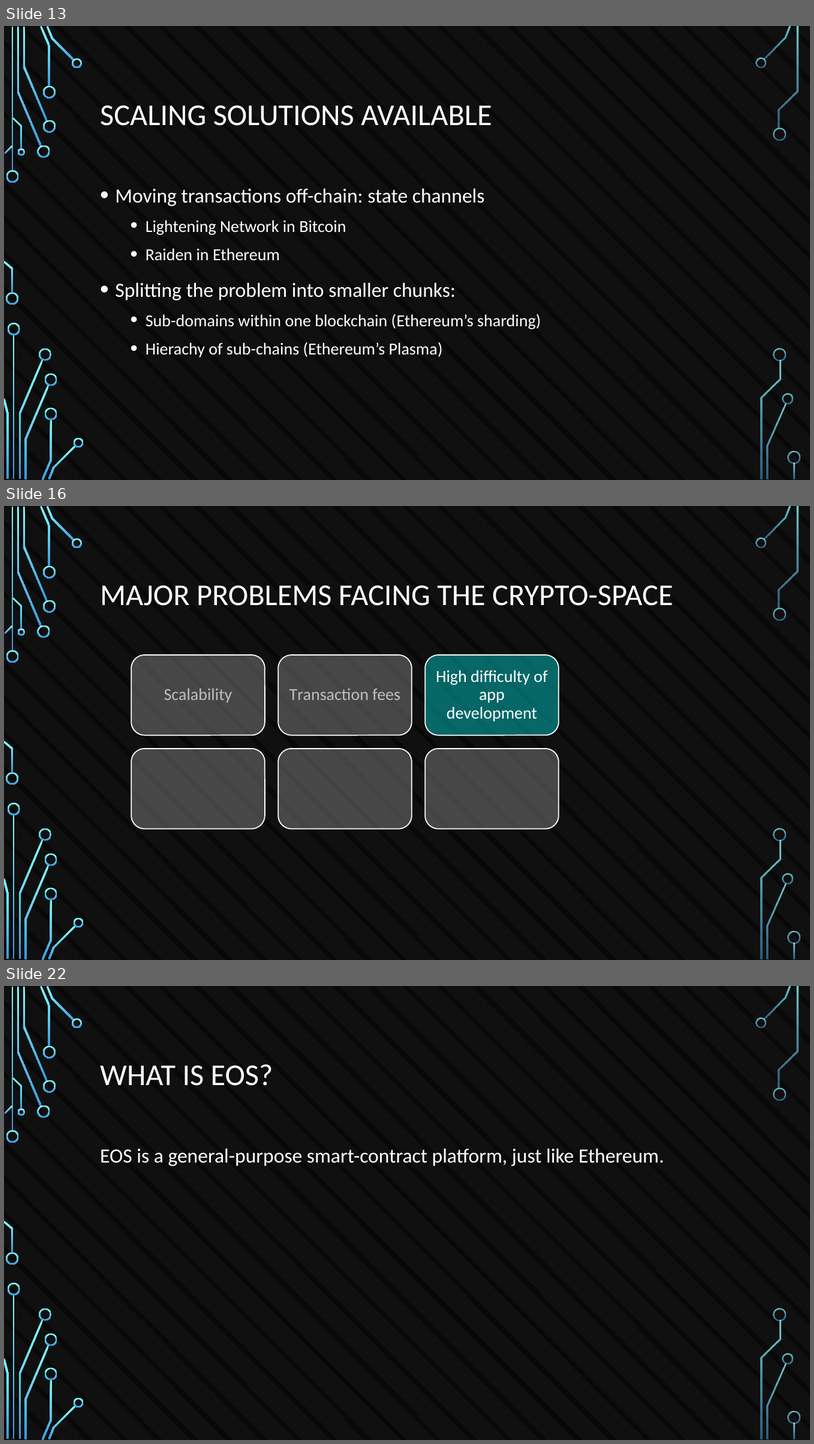
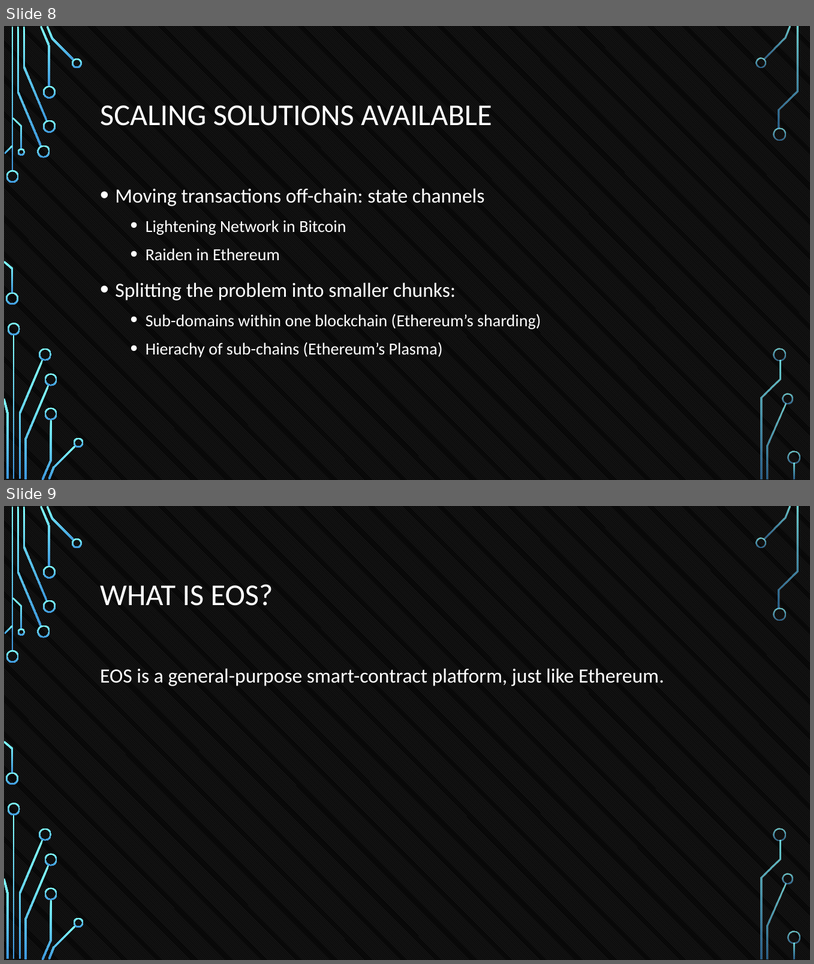
Before and after one commit to tokenika/tokenika.github.io, a slide deck: WarsawBlock(3).pptx. Shown one above the other, each under a label of ours: slides 13, 16 and 22 before the commit, slides 8 and 9 after it; the slides between them are not shown. The pictures are 814x1444 and 814x964 pixels, drawn with LibreOffice and Linux fonts; fonts in the diff are those of the drawing; background and template pictures are left out. Boxes give left, top, right and bottom in pixels: in the first picture for what was removed or moved away, otherwise in the second. Text is boxed around its words. In the diff, an @@ line names an element or a change of style, - is before the commit and + after.

```diff
--- a/WarsawBlock(3).pptx
+++ b/WarsawBlock(3).pptx
@@ slide 16 removed at (4,506,810,960), background pattern #595959 on #000000; not listed: 36 template elements that a slide beside it also shows @@
@@ title removed at (100,585,673,606) @@
-MAJOR PROBLEMS FACING THE CRYPTO-SPACE
@@ group removed at (132,655,560,829): 6 rounded rectangles, 3 texts @@
-Scalability
-Transaction fees
-High difficulty of app development
@@ what was slide 13 is now slide 8 @@
@@ what was slide 22 is now slide 9 @@
```
Also in this commit, not shown: 2 slides changed, 13 other slides removed, 3 other files.
